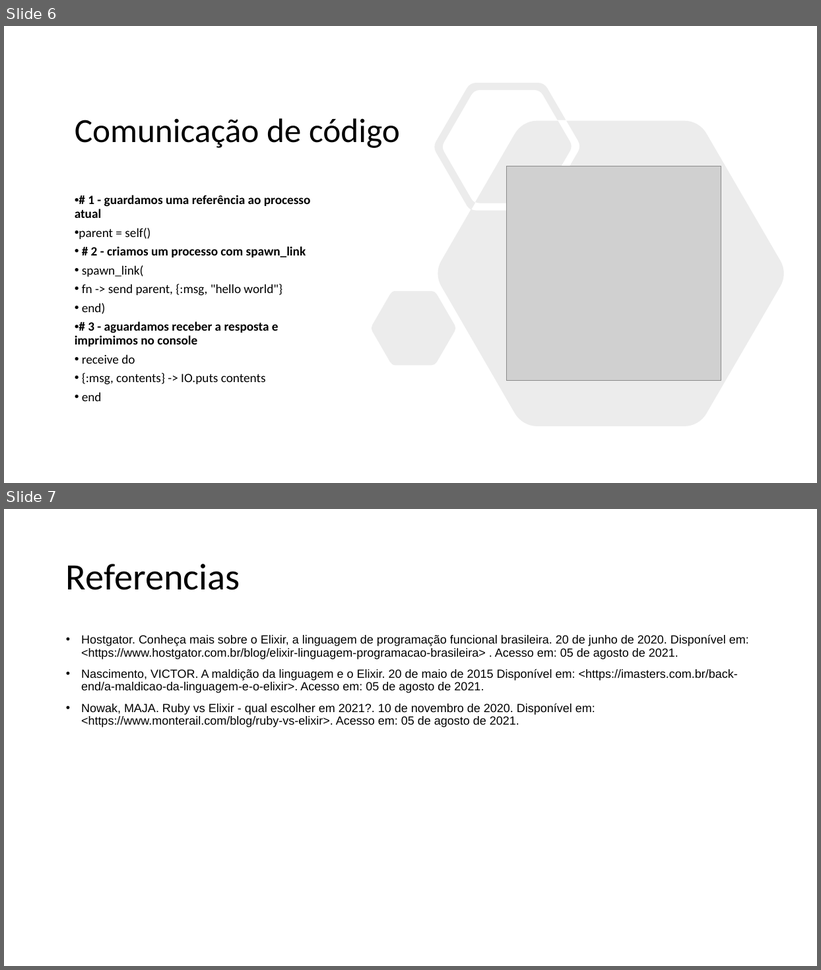
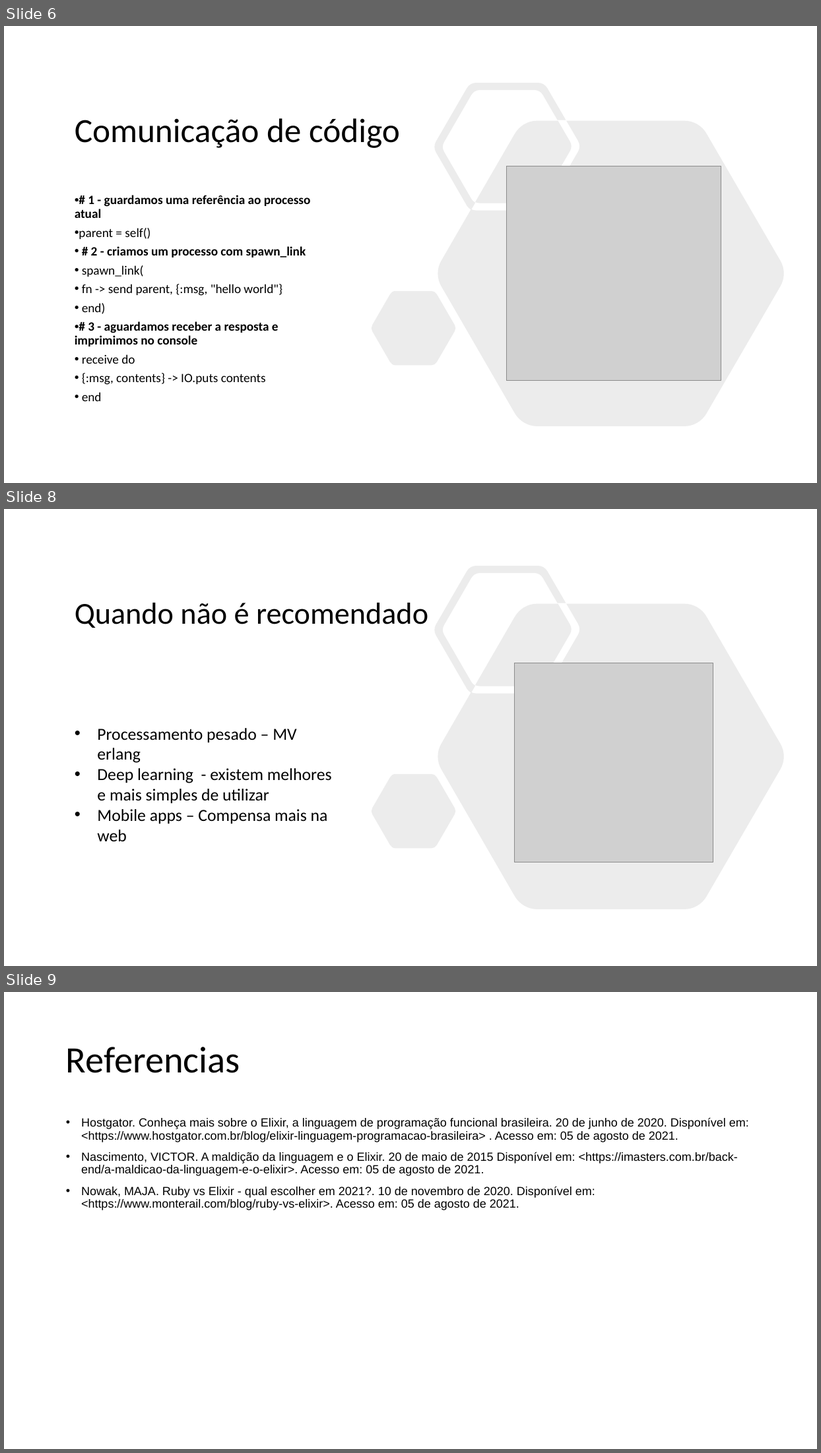
Before and after one commit to CadmielMatioli/faculdade-elixir, a slide deck: Elixir(elicser).pptx. Shown one above the other, each under a label of ours: slides 6 and 7 before the commit, slides 6, 8 and 9 after it; the slides between them are not shown. The pictures are 821x970 and 821x1453 pixels, drawn with LibreOffice and Linux fonts; fonts in the diff are those of the drawing; grey boxes stand for pictures. Boxes give left, top, right and bottom in pixels: in the first picture for what was removed or moved away, otherwise in the second. Text is boxed around its words. In the diff, an @@ line names an element or a change of style, - is before the commit and + after.

```diff
--- a/Elixir(elicser).pptx
+++ b/Elixir(elicser).pptx
@@ slide 8 added at (x1=4, y1=509, x2=817, y2=966), background #FFFFFF @@
@@ freeform shape added at (x1=372, y1=566, x2=784, y2=910), fill #808080 at 15% opacity @@
@@ title added at (x1=75, y1=603, x2=428, y2=628), 36 pt, text #000000 @@
+Quando não é recomendado
@@ picture added at (x1=515, y1=663, x2=714, y2=862) @@
@@ text added at (x1=97, y1=728, x2=332, y2=842), 20 pt, text #000000 @@
+• Processamento pesado – MV erlang
+• Deep learning - existem melhores e mais simples de utilizar
+• Mobile apps – Compensa mais na web
@@ what was slide 7 is now slide 9 @@
```
Also in this commit, not shown: 1 slide changed, 1 other slide added.
